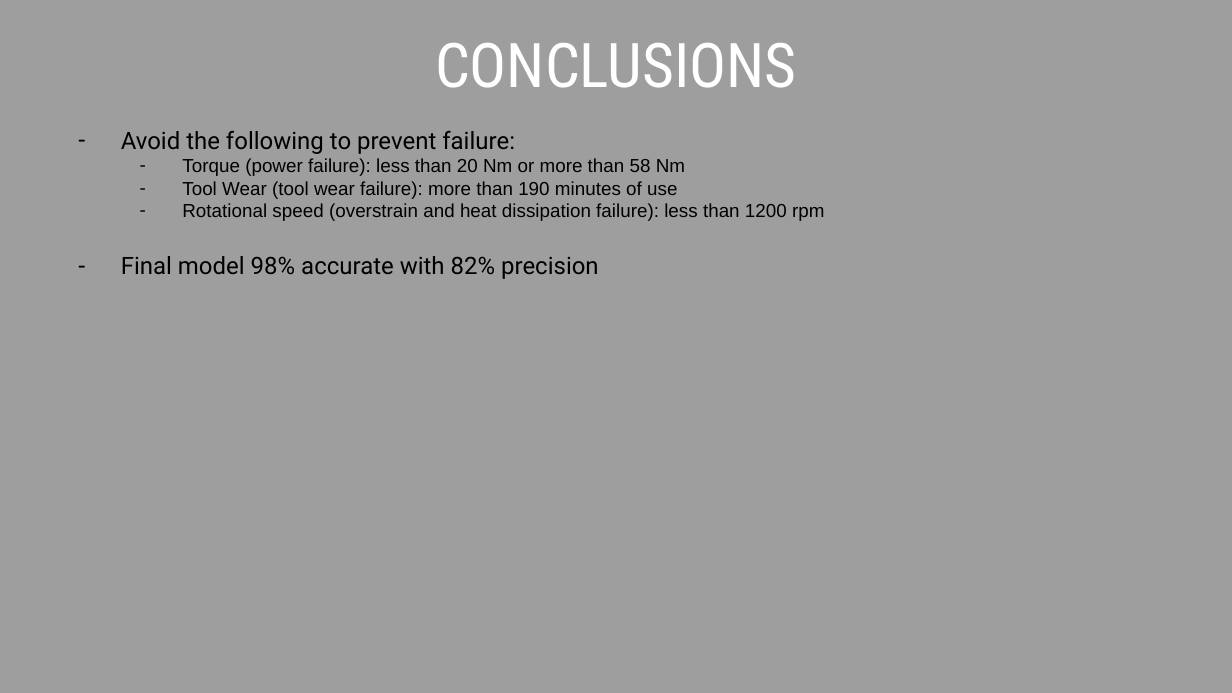
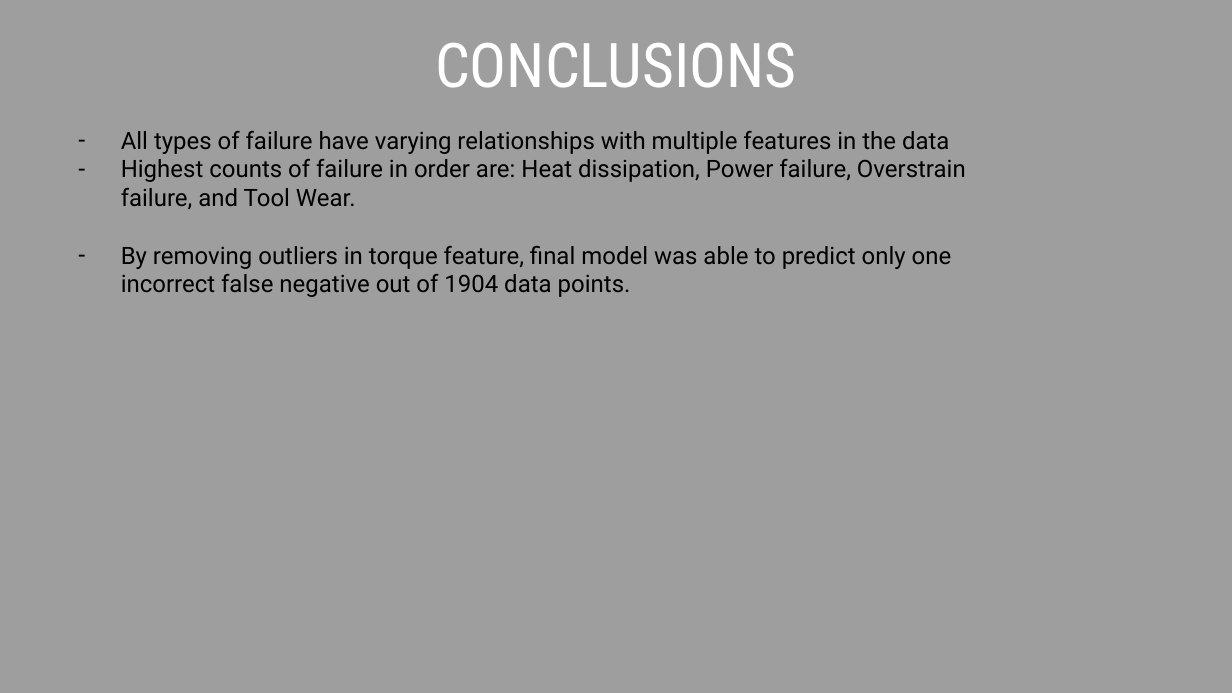
Before and after one commit to tfuger10/Machine-Predictive-Maintenance, a slide deck: slide 12 of Machine-Predictive-Maintenance.pptx (slide 10 before the commit). Drawn at 1232x693 pixels with LibreOffice and Linux fonts; fonts in the diff are those of the drawing. Boxes give left, top, right and bottom in pixels: in the first picture for what was removed or moved away, otherwise in the second. Text is boxed around its words. In the diff, an @@ line names an element or a change of style, - is before the commit and + after.

```diff
--- a/Machine-Predictive-Maintenance.pptx
+++ b/Machine-Predictive-Maintenance.pptx
@@ text at [121,131,966,297]: text changed; size 11 to 14 pt; font Arial to Roboto @@
-– Avoid the following to prevent failure:
-  – Torque (power failure): less than 20 Nm or more than 58 Nm
-  – Tool Wear (tool wear failure): more than 190 minutes of use
-  – Rotational speed (overstrain and heat dissipation failure): less than 1200 rpm
-– Final model 98% accurate with 82% precision
+– All types of failure have varying relationships with multiple features in the data
+– Highest counts of failure in order are: Heat dissipation, Power failure, Overstrain failure, and Tool Wear.
+– By removing outliers in torque feature, final model was able to predict only one incorrect false negative out of 1904 data points.
```
Also in this commit, not shown: 4 other slides changed, 2 slides added, 14 other files.
